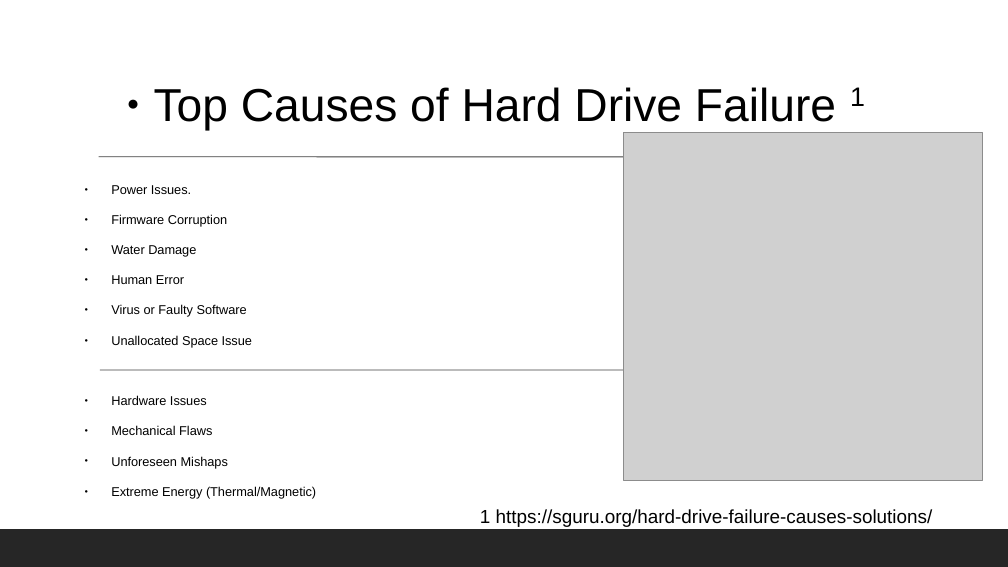
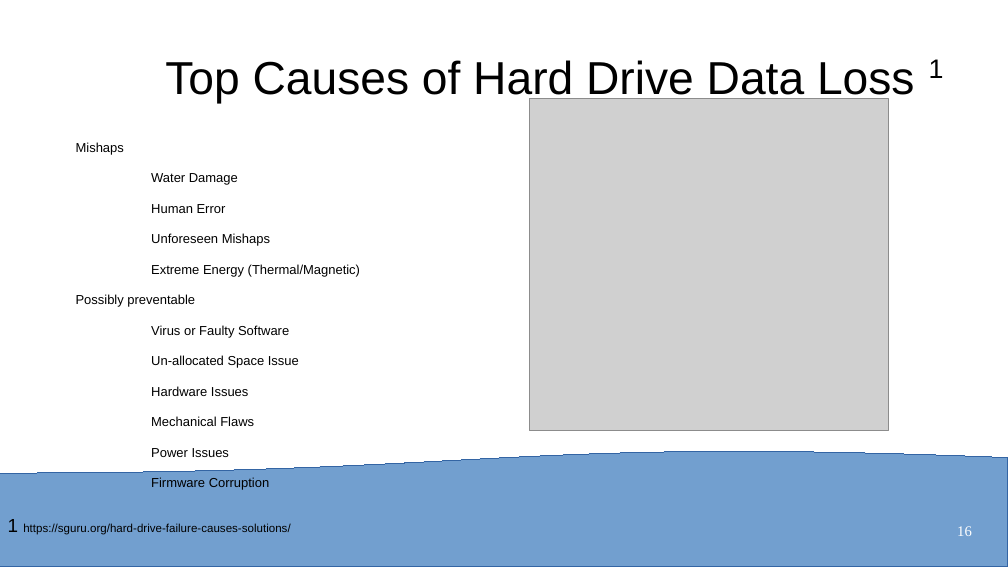
Before and after one commit to CarveTheFuture/Hard_Drive_Reliability, a slide deck: slide 16 of Hard_Drive_Reliability.pptx (slide 2 before the commit). Drawn at 1008x567 pixels with LibreOffice and Linux fonts; fonts in the diff are those of the drawing; grey boxes stand for pictures. Boxes give left, top, right and bottom in pixels: in the first picture for what was removed or moved away, otherwise in the second. Text is boxed around its words. In the diff, an @@ line names an element or a change of style, - is before the commit and + after.

```diff
--- a/Hard_Drive_Reliability.pptx
+++ b/Hard_Drive_Reliability.pptx
@@ text at bbox=[165, 59, 944, 103]: text changed @@
-● Top Causes of Hard Drive Failure 1
+Top Causes of Hard Drive Data Loss 1
@@ picture added at bbox=[529, 99, 889, 431] @@
@@ text at bbox=[76, 142, 124, 155]: text changed; size 12.2 to 12.4 pt @@
-● Power Issues.
-● Firmware Corruption
+Mishaps
@@ text "Mishaps": place and size @@
-text "Mishaps" at bbox=[111, 185, 316, 499]
+text "Mishaps" at bbox=[76, 142, 360, 457]
@@ picture removed at bbox=[624, 132, 983, 480] @@
@@ line removed from (99, 157) to (923, 157) @@
@@ text at bbox=[151, 173, 289, 426]: size 12.2 to 12.4 pt in "Water Damage", "Human Error", "Virus or Faulty Software", "Hardware Issues" and 1 more places; bullet ● to none @@
@@ text at bbox=[76, 233, 360, 307]: paragraphs added @@
+Unforeseen Mishaps
+Extreme Energy (Thermal/Magnetic)
+Possibly preventable
@@ text at bbox=[151, 355, 299, 368]: text changed; size 12.2 to 12.4 pt @@
-● Unallocated Space Issue
+Un-allocated Space Issue
@@ line removed from (100, 370) to (917, 370) @@
@@ text at bbox=[151, 448, 229, 457]: text changed; size 12.2 to 12.4 pt @@
-● Unforeseen Mishaps
-● Extreme Energy (Thermal/Magnetic)
+Power Issues
+Firmware Corruption
@@ flow chart document added at bbox=[0, 450, 1008, 567], fill #729FCF, outline #3465A4 0 pt @@
@@ text "1 https://sguru.org/hard-drive-failure-causes-solutions/": place and size @@
-text "1 https://sguru.org/hard-drive-failure-causes-solutions/" at bbox=[480, 509, 933, 527]
+text "1 https://sguru.org/hard-drive-failure-causes-solutions/" at bbox=[8, 519, 290, 535]
@@ text "1 https://sguru.org/hard-drive-failure-causes-solutions/" at bbox=[8, 519, 290, 535]: size 18 to 11 pt @@
@@ rectangle removed at bbox=[0, 529, 1008, 567] @@
@@ page number added at bbox=[957, 526, 972, 536], 14 pt, text #FFFFFF @@
+16
```
Also in this commit, not shown: 2 other slides changed, 15 slides added.
